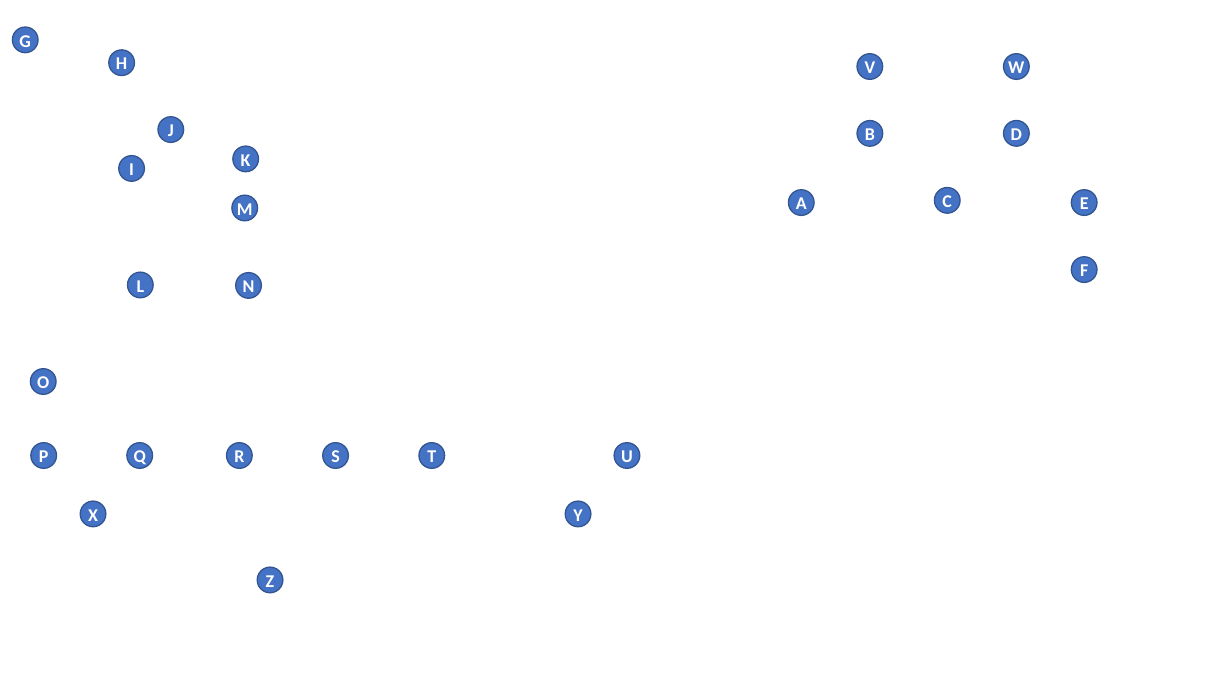
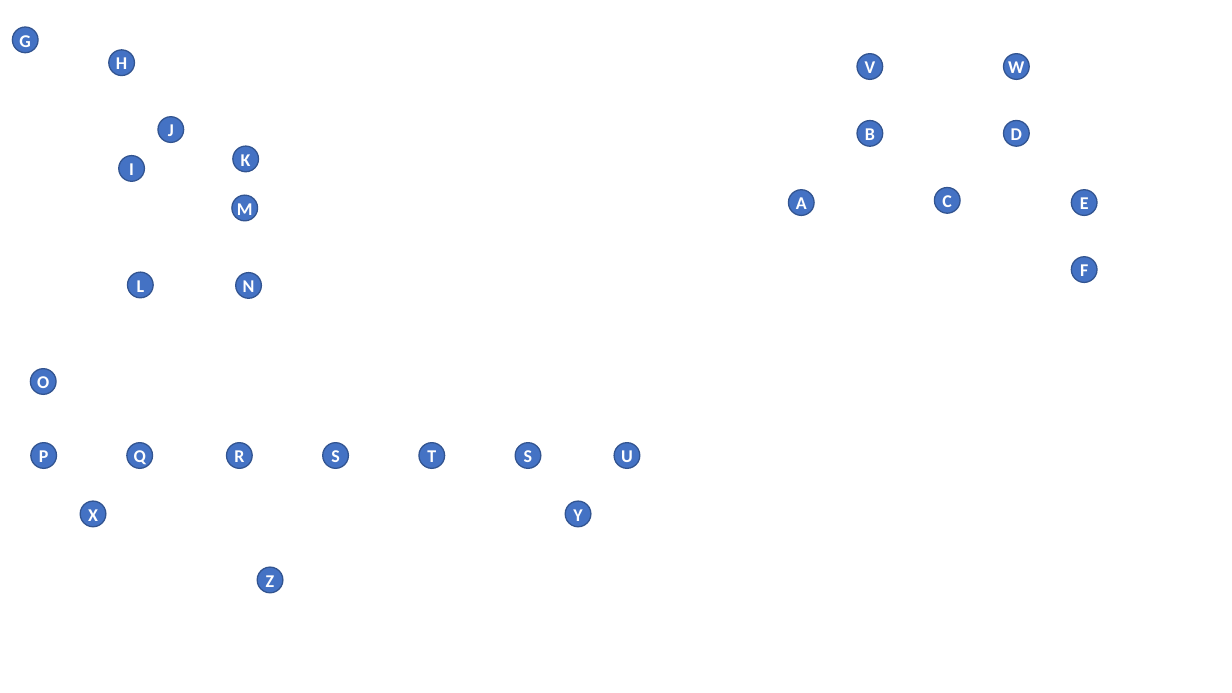
Before and after one commit to mwherman2000/neo-windocs, a slide deck: slide 1 of windocs/neo-charm/diagrams/neo-charm-2-0-1.pptx. Drawn at 1232x693 pixels with LibreOffice and Linux fonts; fonts in the diff are those of the drawing; background and template pictures are left out. Boxes give left, top, right and bottom in pixels: in the first picture for what was removed or moved away, otherwise in the second. Text is boxed around its words. In the diff, an @@ line names an element or a change of style, - is before the commit and + after.

```diff
--- a/windocs/neo-charm/diagrams/neo-charm-2-0-1.pptx
+++ b/windocs/neo-charm/diagrams/neo-charm-2-0-1.pptx
@@ ellipse added at <box>516,443,542,469</box>, fill #4472C4, outline #325491 1 pt, 14 pt, text #FFFFFF, bold @@
+S
```
Also in this commit, not shown: 5 other files.
